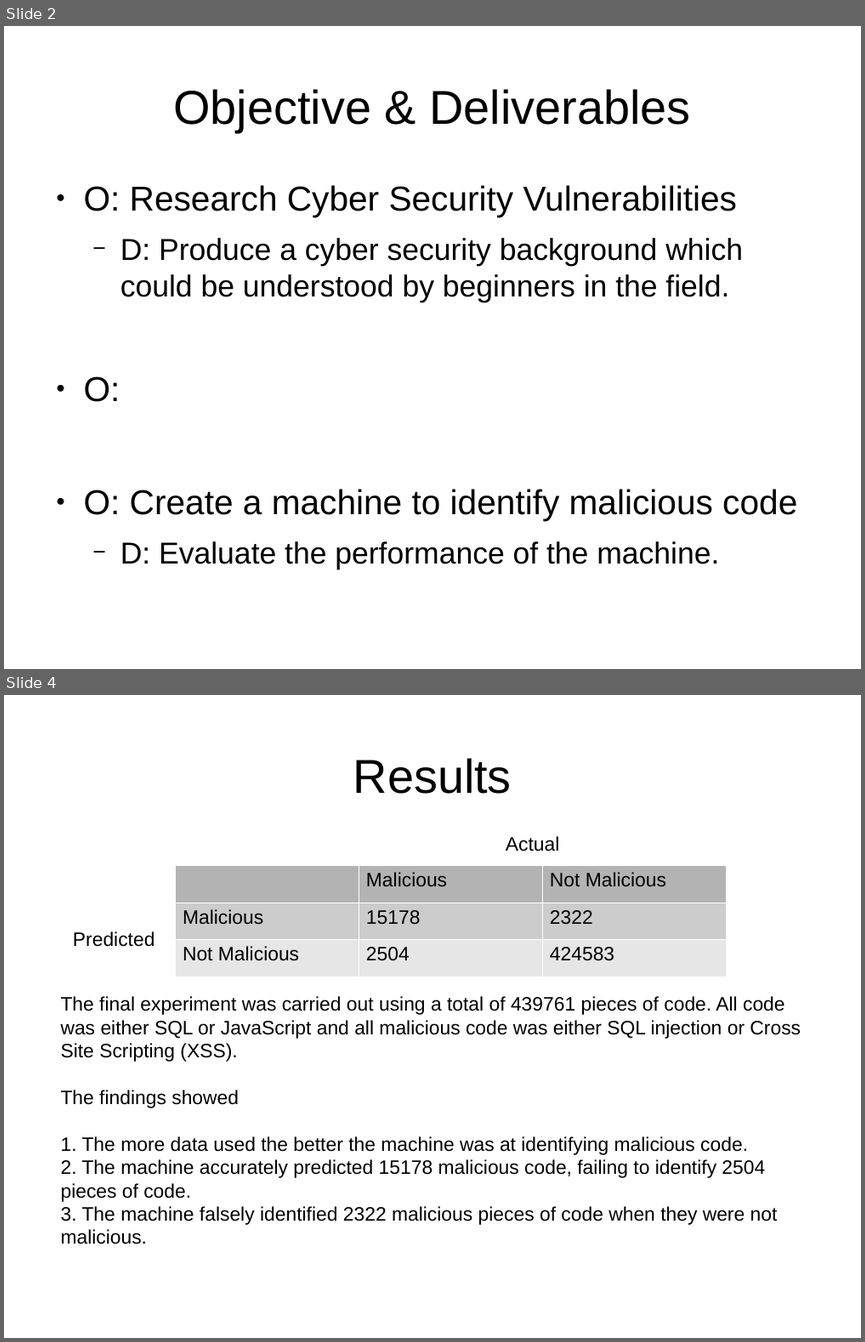
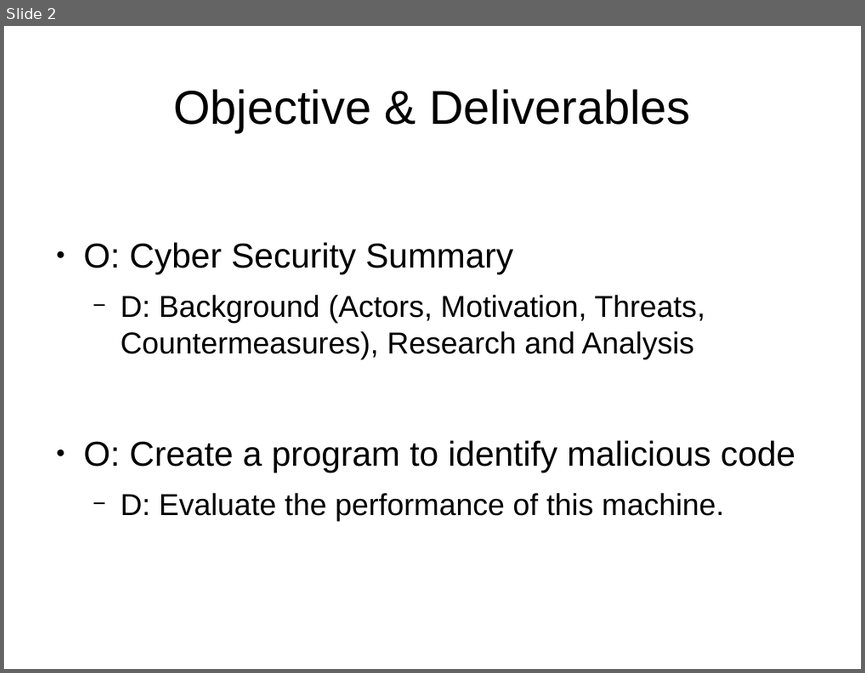
Before and after one commit to KayUOM/Project, a slide deck: presentation.odp. Shown one above the other, each under a label of ours: slides 2 and 4 before the commit, slide 2 after it; the slides between them are not shown. The pictures are 865x1342 and 865x673 pixels, drawn with LibreOffice and Linux fonts; fonts in the diff are those of the drawing. Boxes give left, top, right and bottom in pixels: in the first picture for what was removed or moved away, otherwise in the second. Text is boxed around its words. In the diff, an @@ line names an element or a change of style, - is before the commit and + after.

```diff
--- a/presentation.odp
+++ b/presentation.odp
@@ slide 4 removed at [4, 695, 861, 1338], background #FFFFFF @@
@@ title removed at [353, 758, 511, 794] @@
-Results
@@ text removed at [506, 836, 559, 851] @@
-Actual
@@ table removed at [175, 865, 726, 976], 3 rows, 3 columns @@
- | Malicious | Not Malicious
-Malicious | 15178 | 2322
-Not Malicious | 2504 | 424583
@@ text removed at [73, 931, 155, 947] @@
-Predicted
@@ text removed at [61, 996, 800, 1244] @@
-The final experiment was carried out using a total of 439761 pieces of code. All code was either SQL or JavaScript and all malicious code was either SQL injection or Cross Site Scripting (XSS).
-The findings showed
-1. The more data used the better the machine was at identifying malicious code.
-2. The machine accurately predicted 15178 malicious code, failing to identify 2504 pieces of code.
-3. The machine falsely identified 2322 malicious pieces of code when they were not malicious.
@@ slide 2 changed as well @@
@@ text at [84, 242, 795, 522]: text changed @@
-● O: Research Cyber Security Vulnerabilities
-  − D: Produce a cyber security background which could be understood by beginners in the field.
-● O:
-● O: Create a machine to identify malicious code
-  − D: Evaluate the performance of the machine.
+● O: Cyber Security Summary
+  − D: Background (Actors, Motivation, Threats, Countermeasures), Research and Analysis
+● O: Create a program to identify malicious code
+  − D: Evaluate the performance of this machine.
```
Also in this commit, not shown: 2 other slides changed, 4 slides added, 7 other files.
